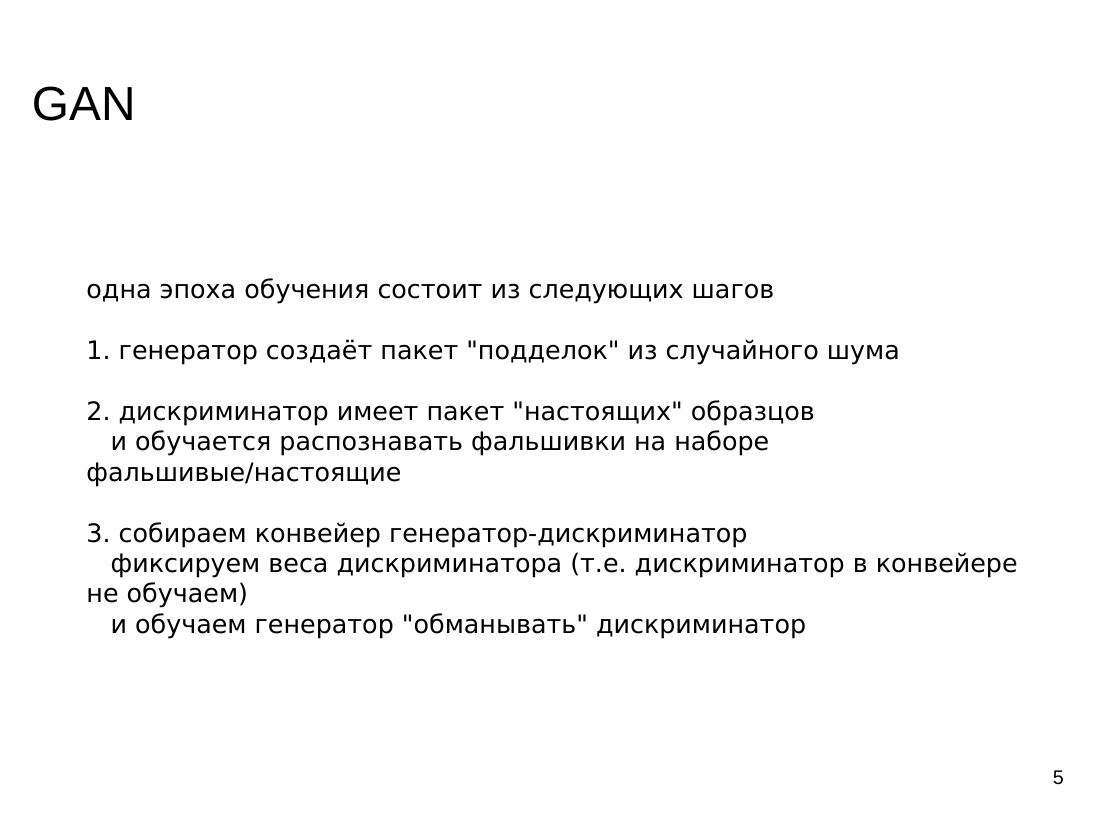
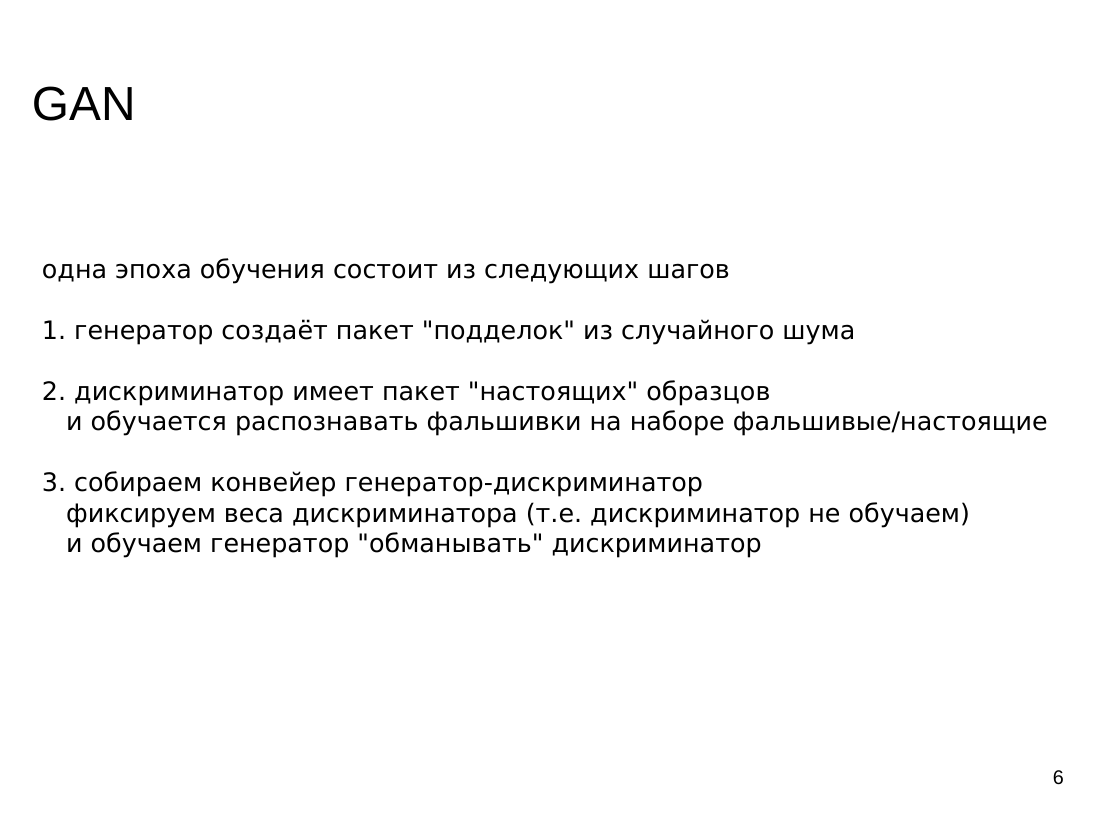
Before and after one commit to mechanoid5/ml_lectorium_legacy, a slide deck: slide 6 of 23-gan.odp (slide 5 before the commit). Drawn at 1120x840 pixels with LibreOffice and Linux fonts; fonts in the diff are those of the drawing; background and template pictures are left out. Boxes give left, top, right and bottom in pixels: in the first picture for what was removed or moved away, otherwise in the second. Text is boxed around its words. In the diff, an @@ line names an element or a change of style, - is before the commit and + after.

```diff
--- a/23-gan.odp
+++ b/23-gan.odp
@@ text "одна эпоха обучения состоит из ...": place and size @@
-text "одна эпоха обучения состоит из ..." at bbox=[86, 278, 1018, 639]
+text "одна эпоха обучения состоит из ..." at bbox=[42, 258, 1048, 558]
@@ text at bbox=[66, 502, 970, 528]: text changed @@
-фиксируем веса дискриминатора (т.е. дискриминатор в конвейере не обучаем)
+фиксируем веса дискриминатора (т.е. дискриминатор не обучаем)
@@ page number at bbox=[1053, 770, 1064, 785]: text changed @@
-5
+6
```
Also in this commit, not shown: 2 other slides changed, 4 slides added, 1 other file.
